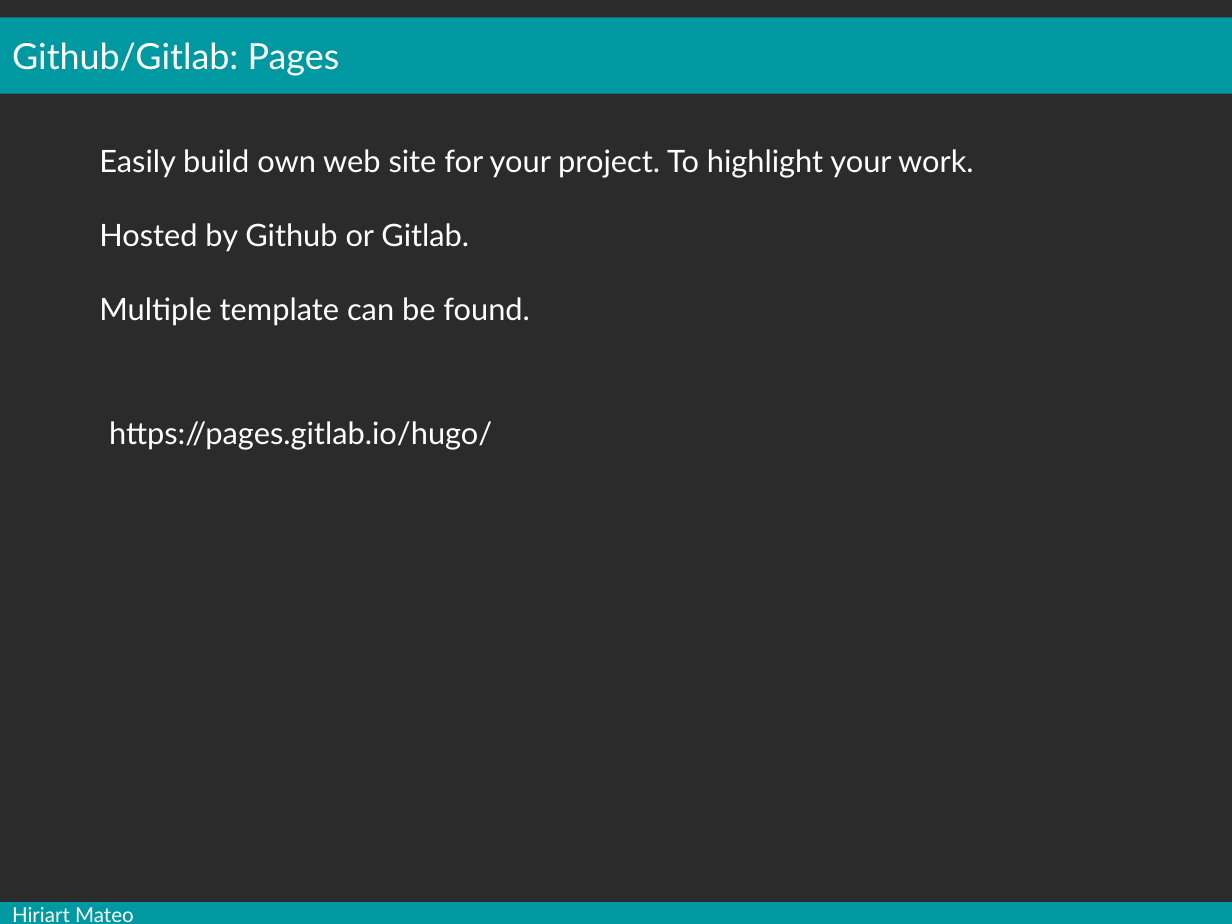
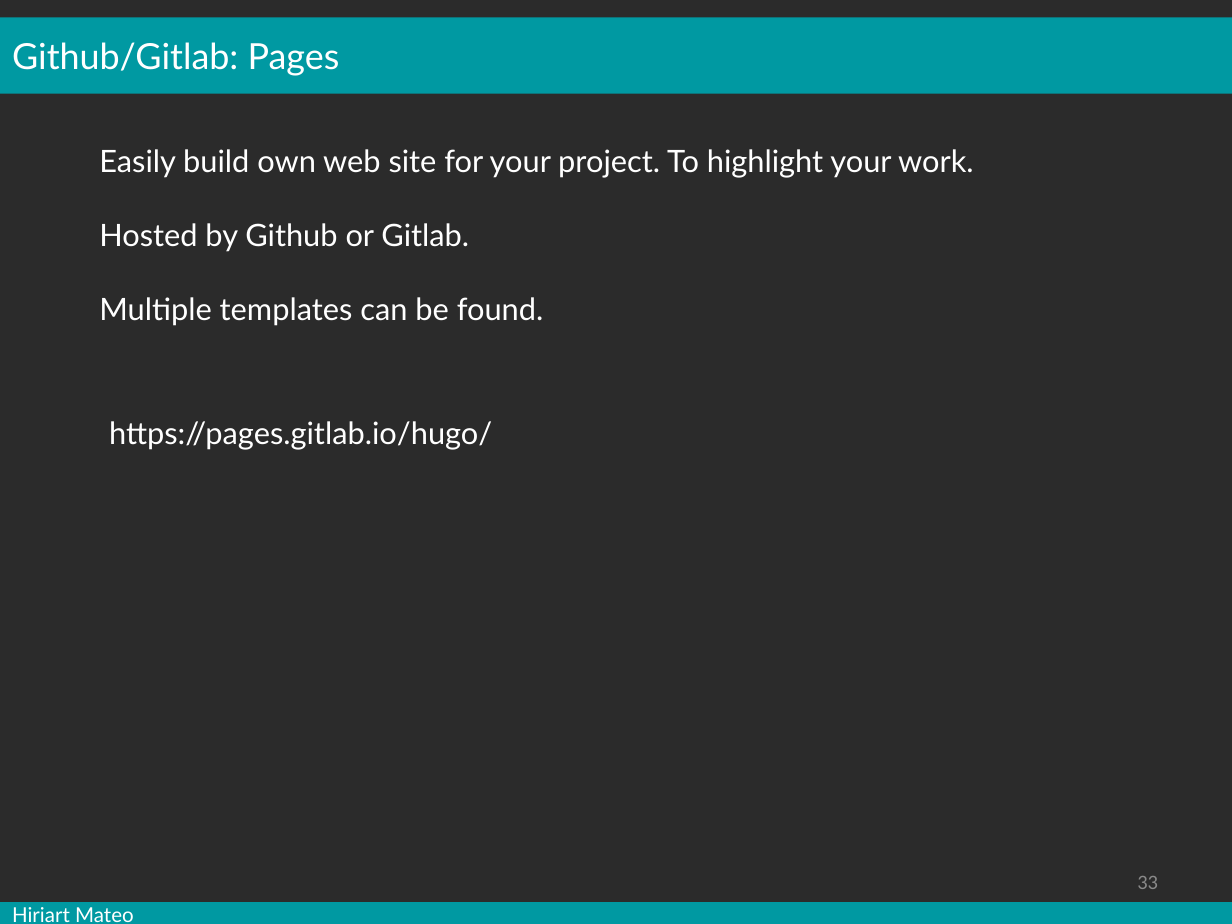
Before and after one commit to mesocentre-clermont-auvergne/formation_fair, a slide deck: slide 33 of fair_versionnage/versionnage_cours/cours.odp. Drawn at 1232x924 pixels with LibreOffice and Linux fonts; fonts in the diff are those of the drawing; background and template pictures are left out; a plain dark background stands for a picture behind light text. Boxes give left, top, right and bottom in pixels: in the first picture for what was removed or moved away, otherwise in the second. Text is boxed around its words. In the diff, an @@ line names an element or a change of style, - is before the commit and + after.

```diff
--- a/fair_versionnage/versionnage_cours/cours.odp
+++ b/fair_versionnage/versionnage_cours/cours.odp
@@ text at bbox=[99, 297, 544, 326]: text changed @@
-Multiple template can be found.
+Multiple templates can be found.
@@ page number added at bbox=[1137, 876, 1158, 889], 12 pt, text #898989 @@
+33
```
Also in this commit, not shown: 32 other slides changed, 1 other file.
